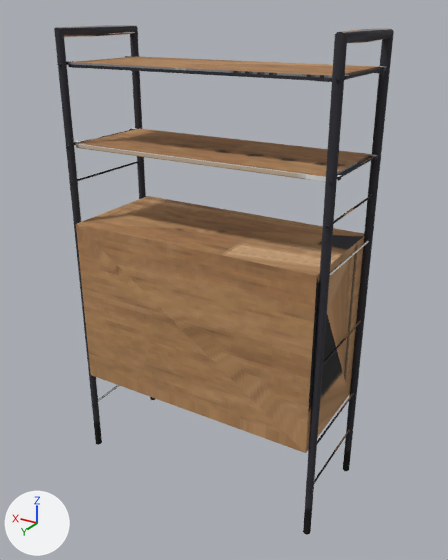
An edit to the glTF model public/models/lowpix/world/cabinet_drawer.glb, drawn before and after from the same camera.
The view is the same before and after, from a camera (50 mm lens) standing at (-1.25, 2.03, 1.93) and looking at (-0.03, 0.0, 0.91). Arrows for +X, +Y and +Z are at lower left; the lights stay in place. The picture after the commit comes second. Where no turn or scale is listed for an object, it has been applied to the vertices. Vertices at exactly the same position are counted once.

Before the edit, the objects in view are built like this:
```python
me_mesh = bpy.data.meshes.new('mesh')
me_mesh.from_pydata(...)  # 1676 vertices, 2964 faces; spans x -0.57..0.57, y -0.24..0.24, z -0.94..0.94
me_mesh.materials.append(mat_pixel_card)  # picture img_atlas
ob_mesh = bpy.data.objects.new('mesh', me_mesh)
ob_mesh.location = (0.0, 0.0, 0.941)
```
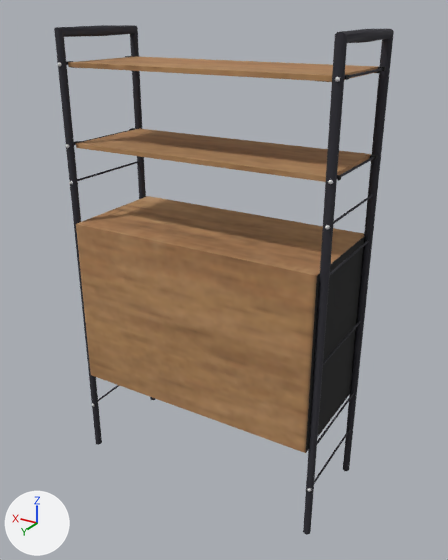
The change in detail:
me_mesh is used by ob_mesh; location (0.0, 0.0, 0.941).
me_mesh had 1676 vertices, 2964 faces and spanned x -0.57..0.57, y -0.24..0.24, z -0.94..0.94.
me_mesh now has 3439 vertices, 5878 faces and spans x -0.57..0.57, y -0.24..0.24, z -0.94..0.94.
me_mesh part 1: 101 vertices moved within x -0.56..0.56, y -0.22..0.24, z -0.94..0.94; 92 vertices removed from x -0.57..0.56, y -0.24..0.19, z -0.51..0.81; 1855 vertices added at x -0.57..0.57, y -0.24..0.24, z -0.94..0.94.
me_mesh part 2: 767 kept faces spanning x -0.57..0.57, y -0.24..0.24, z -0.94..0.94 get new texture (UV) coordinates.

Location of each change, (x1, y1, x2, y2) in pixels of the pictures (448 x 560 px):
part 1 of me_mesh, built on
    before: (58, 31, 385, 490)
    after: (55, 28, 386, 534)
part 2 of me_mesh, surface changed
    both: (56, 25, 392, 534)
